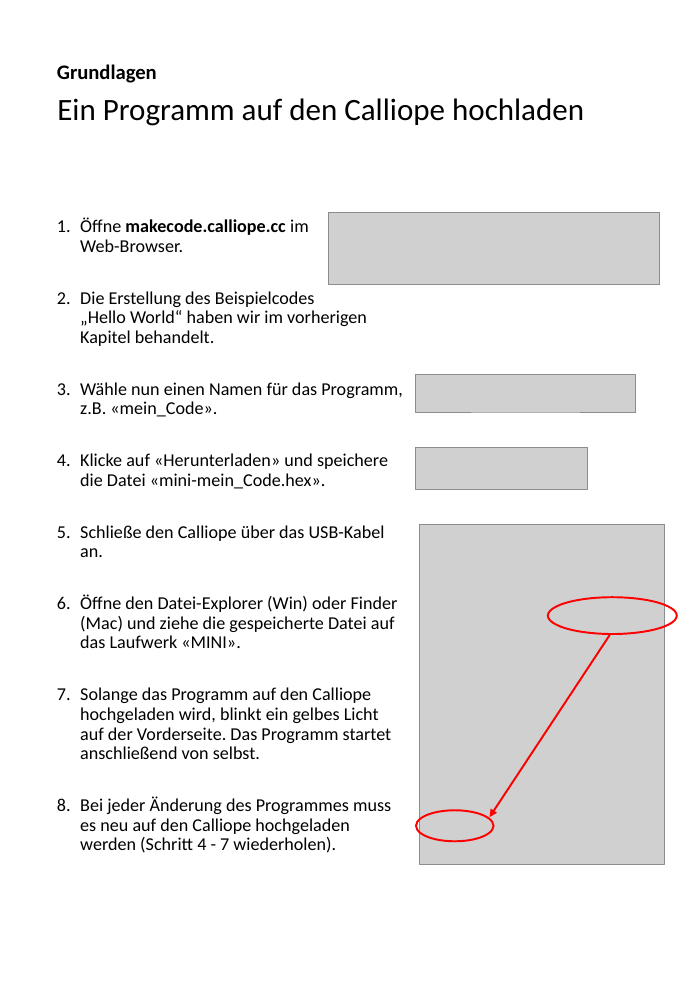
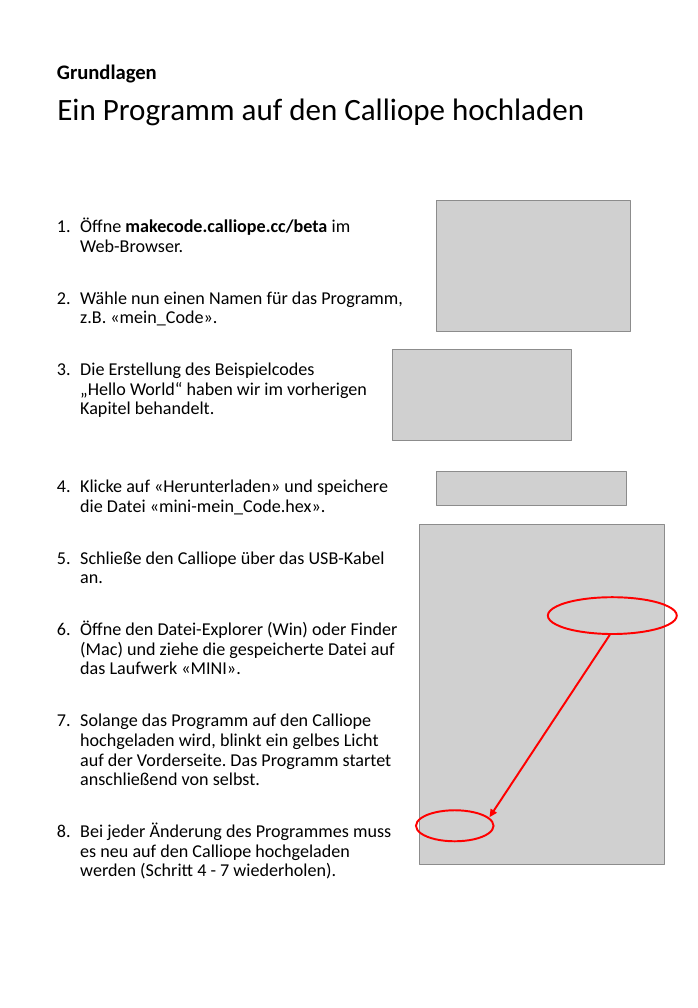
Before and after one commit to macim0/KISS_MINT, a slide deck: slide 11 of Einfuerung/Einfuerung-Spiele.pptx (slide 9 before the commit). Drawn at 698x1008 pixels with LibreOffice and Linux fonts; fonts in the diff are those of the drawing; grey boxes stand for pictures; background and template pictures are left out. Boxes give left, top, right and bottom in pixels: in the first picture for what was removed or moved away, otherwise in the second. Text is boxed around its words. In the diff, an @@ line names an element or a change of style, - is before the commit and + after.

```diff
--- a/Einfuerung/Einfuerung-Spiele.pptx
+++ b/Einfuerung/Einfuerung-Spiele.pptx
@@ picture added at [436, 201, 630, 332] @@
@@ text at [80, 217, 403, 326]: text changed; bold off @@
-1. Öffne makecode.calliope.cc im
-   Web-Browser.
+1. Öffne makecode.calliope.cc/beta im
+   Web-Browser.
+2. Wähle nun einen Namen für das Programm, z.B. «mein_Code».
@@ picture removed at [329, 212, 660, 285] @@
@@ picture added at [393, 350, 572, 441] @@
@@ text at [80, 382, 403, 417]: paragraph removed @@
-3. Wähle nun einen Namen für das Programm, z.B. «mein_Code».
@@ picture removed at [416, 374, 635, 412] @@
@@ picture removed at [416, 448, 587, 489] @@
@@ picture added at [436, 472, 626, 505] @@
```
Also in this commit, not shown: 5 other slides changed, 2 slides added, 1 other file.
